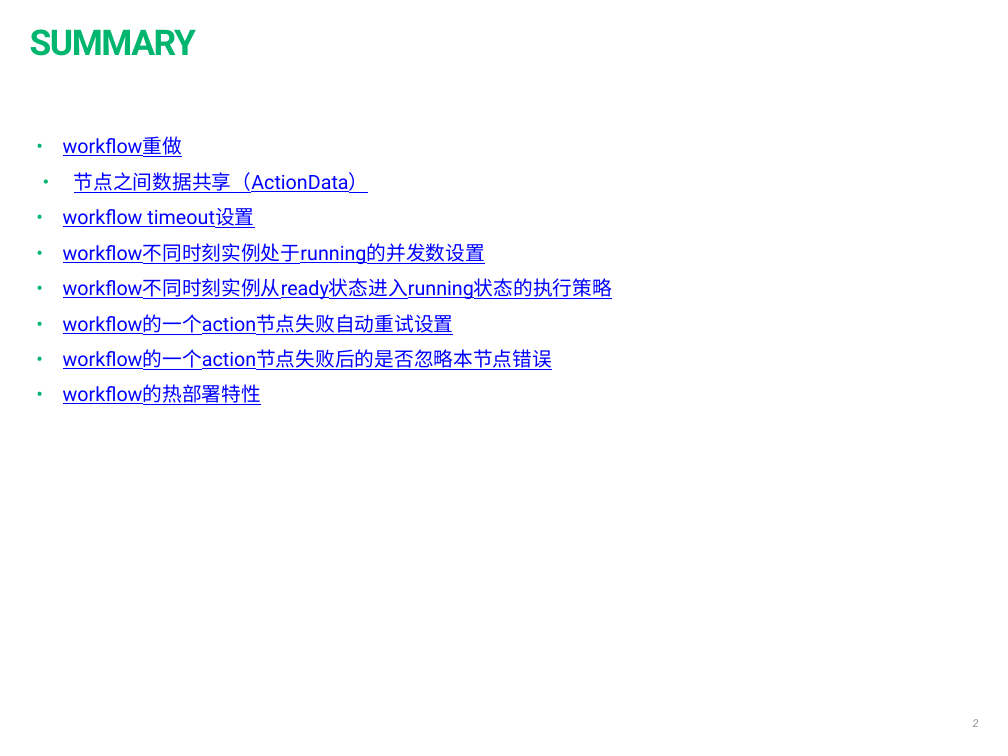
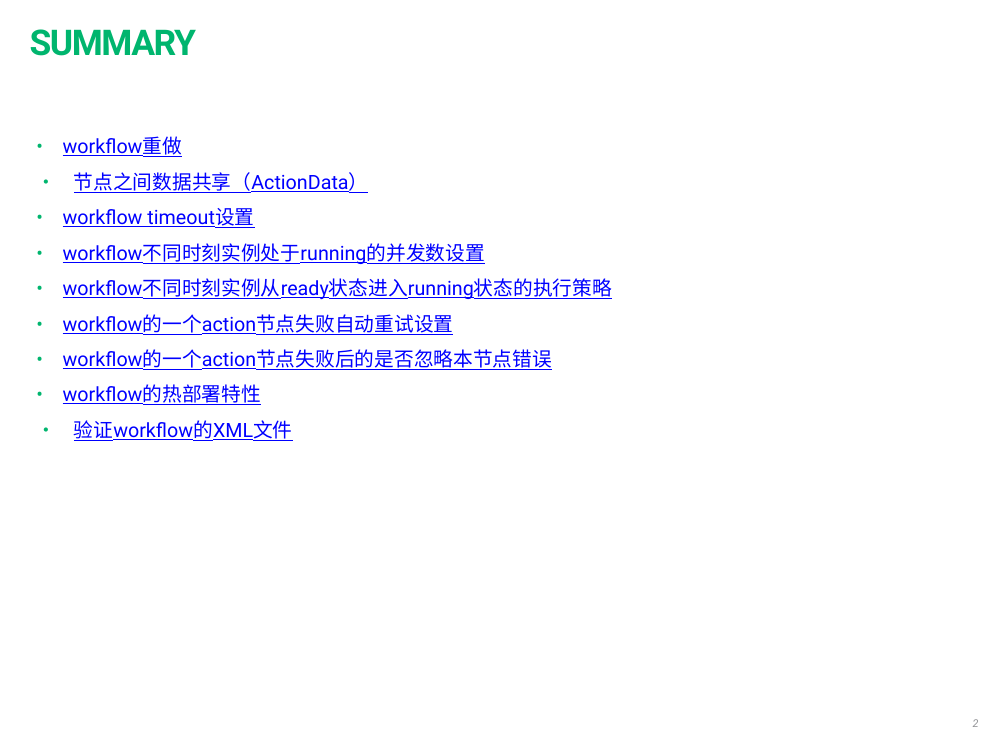
Before and after one commit to shuhuai007/wordcount, a slide deck: slide 2 of oozie-doc/investigate/oozie-feature-summary.pptx. Drawn at 1008x756 pixels with LibreOffice and Linux fonts; fonts in the diff are those of the drawing. Boxes give left, top, right and bottom in pixels: in the first picture for what was removed or moved away, otherwise in the second. Text is boxed around its words. In the diff, an @@ line names an element or a change of style, - is before the commit and + after.

```diff
--- a/oozie-doc/investigate/oozie-feature-summary.pptx
+++ b/oozie-doc/investigate/oozie-feature-summary.pptx
@@ text at <box>74,420,293,441</box>: paragraph added @@
+• 验证workflow的XML文件
```
Also in this commit, not shown: 4 other slides changed, 1 slide added.
